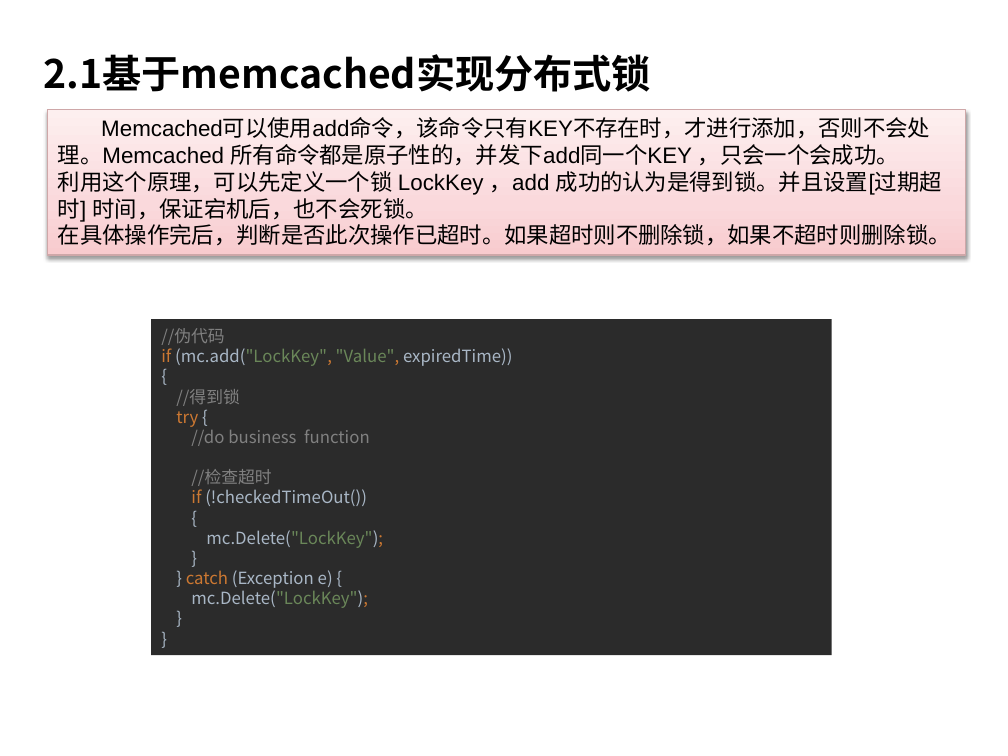
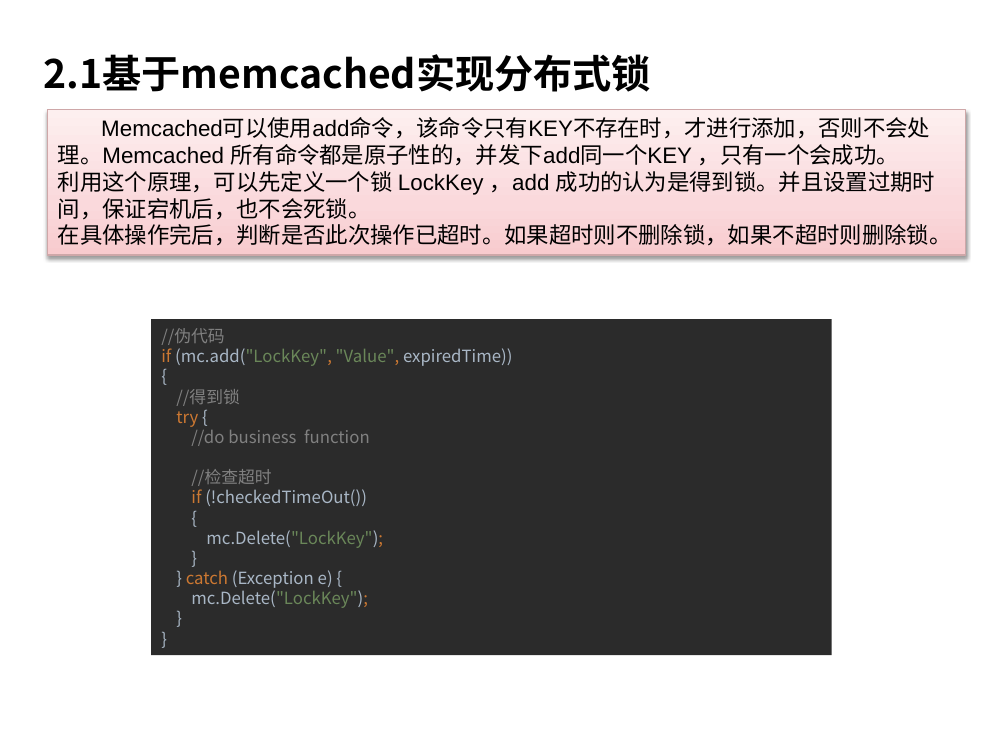
Before and after one commit to charlesmao/document, a slide deck: slide 19 of 分布式锁的三种实现方式-20180419.pptx. Drawn at 1008x756 pixels with LibreOffice and Linux fonts; fonts in the diff are those of the drawing; background and template pictures are left out. Boxes give left, top, right and bottom in pixels: in the first picture for what was removed or moved away, otherwise in the second. Text is boxed around its words. In the diff, an @@ line names an element or a change of style, - is before the commit and + after.

Commit message:
PPT complete

```diff
--- a/分布式锁的三种实现方式-20180419.pptx
+++ b/分布式锁的三种实现方式-20180419.pptx
@@ text in rectangle at <box>58,118,935,220</box>: text changed @@
-Memcached可以使用add命令，该命令只有KEY不存在时，才进行添加，否则不会处理。Memcached 所有命令都是原子性的，并发下add同一个KEY ，只会一个会成功。
-利用这个原理，可以先定义一个锁 LockKey ，add 成功的认为是得到锁。并且设置[过期超时] 时间，保证宕机后，也不会死锁。
+Memcached可以使用add命令，该命令只有KEY不存在时，才进行添加，否则不会处理。Memcached 所有命令都是原子性的，并发下add同一个KEY ，只有一个会成功。
+利用这个原理，可以先定义一个锁 LockKey ，add 成功的认为是得到锁。并且设置过期时间，保证宕机后，也不会死锁。
```
Also in this commit, not shown: 11 other slides changed, 9 slides added, 10 slides removed.
